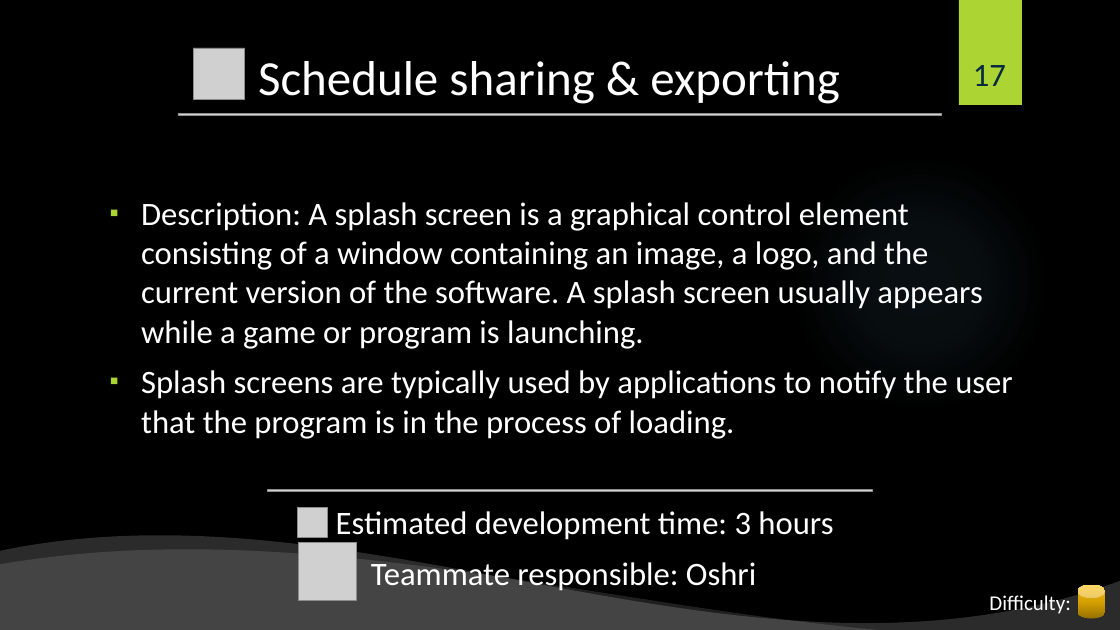
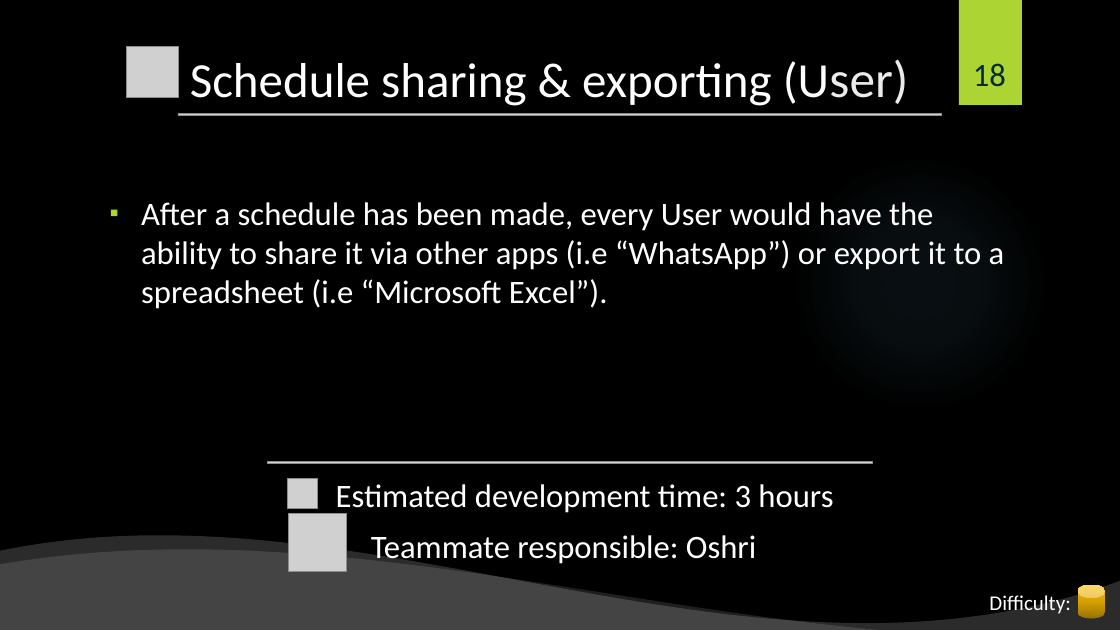
Before and after one commit to shiftlyapp/Shiftly, a slide deck: slide 18 of Backlog.pptx (slide 17 before the commit). Drawn at 1120x630 pixels with LibreOffice and Linux fonts; fonts in the diff are those of the drawing; grey boxes stand for pictures; background and template pictures are left out. Boxes give left, top, right and bottom in pixels: in the first picture for what was removed or moved away, otherwise in the second. Text is boxed around its words. In the diff, an @@ line names an element or a change of style, - is before the commit and + after.

```diff
--- a/Backlog.pptx
+++ b/Backlog.pptx
@@ picture added at (x1=127, y1=46, x2=178, y2=97) @@
@@ title at (x1=190, y1=59, x2=909, y2=106): text changed @@
-Schedule sharing & exporting
+Schedule sharing & exporting (User)
@@ picture removed at (x1=193, y1=48, x2=245, y2=99) @@
@@ page number at (x1=973, y1=63, x2=1006, y2=86): text changed @@
-17
+18
@@ text at (x1=141, y1=202, x2=1005, y2=309): text changed @@
-▪ Description: A splash screen is a graphical control element consisting of a window containing an image, a logo, and the current version of the software. A splash screen usually appears while a game or program is launching.
-▪ Splash screens are typically used by applications to notify the user that the program is in the process of loading.
+▪ After a schedule has been made, every User would have the ability to share it via other apps (i.e “WhatsApp”) or export it to a spreadsheet (i.e “Microsoft Excel”).
@@ picture moved from (x1=267, y1=490, x2=872, y2=492) to (x1=267, y1=462, x2=872, y2=464) @@
@@ picture moved from (x1=297, y1=507, x2=328, y2=538) to (x1=287, y1=479, x2=318, y2=509) @@
@@ picture moved from (x1=298, y1=543, x2=356, y2=601) to (x1=288, y1=514, x2=346, y2=572) @@
```
Also in this commit, not shown: 11 other slides changed, 1 slide added.
